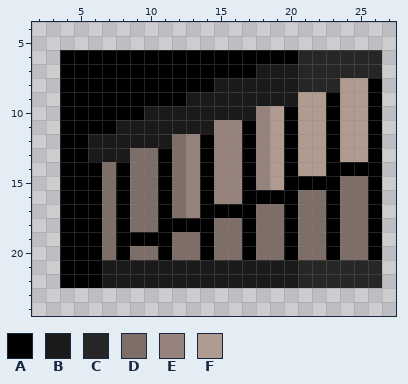
Pixel-art sprite -- Animations/Stairs/Default/000.png. The picture above is the old version.
The file is 32x32 pixels. Shown: x 2..27, y 4..24.
Palette (. is transparent): A #000000  B #1a1a1a  C #262626  D #7d6e67  E #96847c  F #b09b91
Pixels before, first column x 4:
 6 AAAAAAAAAAAAAAAAACCCCCC
 7 AAAAAAAAAAAAAABBBCCCCCC
 8 AAAAAAAAAAABBBBBBCCCFFA
 9 AAAAAAAAABBBBBBBBFFAFFA
10 AAAAAABBBBBBBBEFAFFAFFA
11 AAAABBBBBBBEEAEFAFFAFFA
12 AABBBBBBDEAEEAEFAFFAFFA
13 AABBBDDADEAEEAEFAFFAFFA
14 AAADADDADEAEEAEFAFFAAAA
15 AAADADDADEAEEAEFAAAADDA
16 AAADADDADEAEEAAAADDADDA
17 AAADADDADEAAAADDADDADDA
18 AAADADDAAAADDADDADDADDA
19 AAADAAAADDADDADDADDADDA
20 AAADADDADDADDADDADDADDA
21 AAABBBBBBBBBBBBBBCCCCCC
22 AAABBBBBBBBBBBBBBCCCCCC
After the commit:
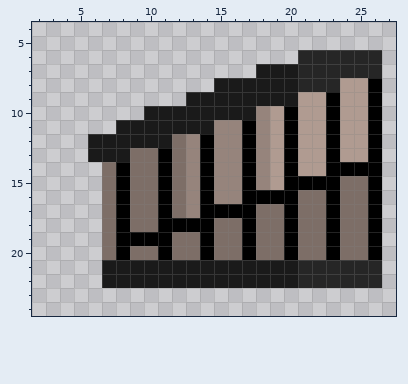
Changes in this commit:
Changed rows in their new state; - is an unchanged pixel.
first column x 4:
 6 .................
 7 ..............---
 8 ...........------
 9 .........--------
10 ......-----------
11 ....-------------
12 ..---------------
13 ..---------------
14 ...--------------
15 ...--------------
16 ...--------------
17 ...--------------
18 ...--------------
19 ...--------------
20 ...--------------
21 ...--------------
22 ...--------------
